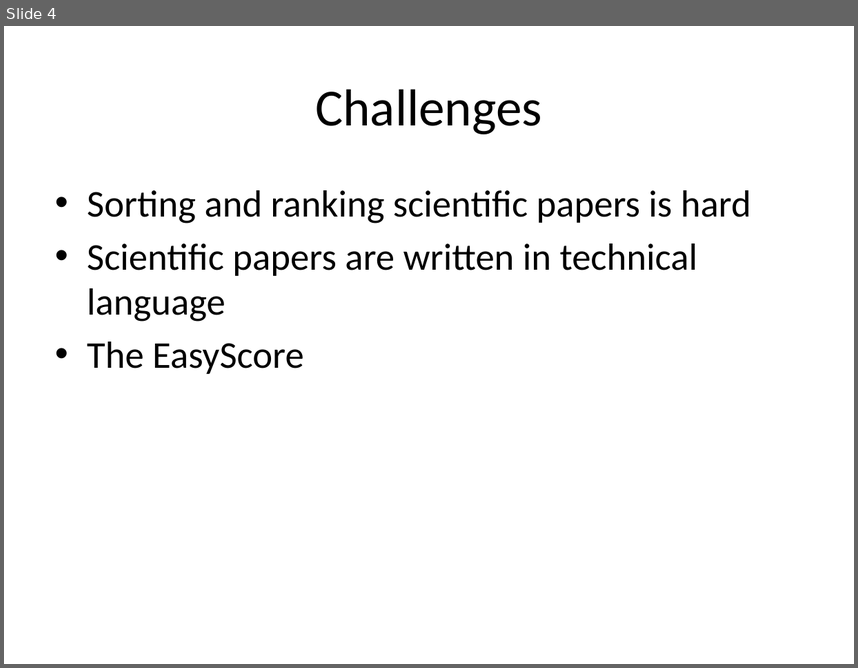
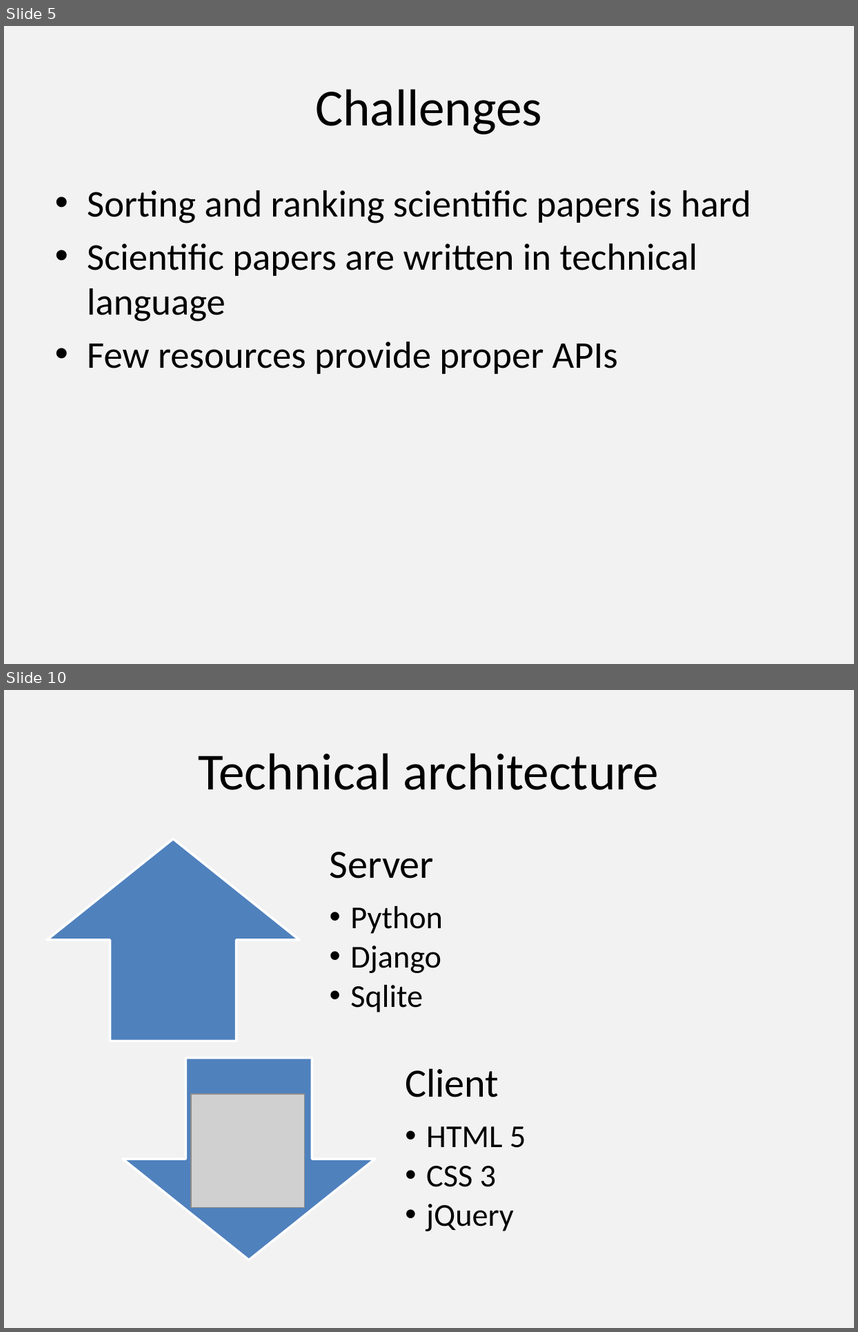
Before and after one commit to lehmannro/validitychecker, a slide deck: slideshare.pptx. Shown one above the other, each under a label of ours: slide 4 before the commit, slides 5 and 10 after it; the slides between them are not shown. The pictures are 858x668 and 858x1332 pixels, drawn with LibreOffice and Linux fonts; fonts in the diff are those of the drawing; grey boxes stand for pictures. Boxes give left, top, right and bottom in pixels: in the first picture for what was removed or moved away, otherwise in the second. Text is boxed around its words. In the diff, an @@ line names an element or a change of style, - is before the commit and + after.

```diff
--- a/slideshare.pptx
+++ b/slideshare.pptx
@@ slide 10 added at <box>4,690,854,1328</box>, background #F2F2F2 @@
@@ title added at <box>199,753,660,790</box>, 44 pt, text #000000 @@
+Technical architecture
@@ group added at <box>47,839,526,1259</box>: 2 texts, 1 up arrow, 1 down arrow @@
+Server
+  •• Python
+  •• Django
+  •• Sqlite
+Client
+  •• HTML 5
+  •• CSS 3
+  •• jQuery
@@ picture added at <box>191,1094,304,1207</box> @@
@@ what was slide 4 is now slide 5 @@
@@ slide 5 changed as well @@
@@ background #FFFFFF to #F2F2F2 @@
@@ text at <box>87,341,618,374</box>: text changed @@
-• The EasyScore
+• Few resources provide proper APIs
```
Also in this commit, not shown: 5 other slides changed, 6 other slides added, 3 slides removed.
